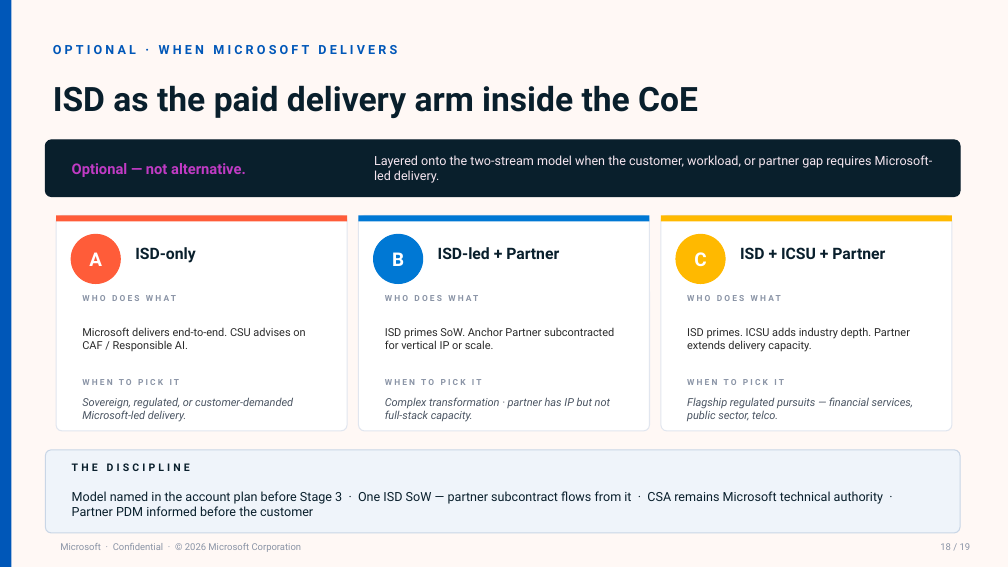
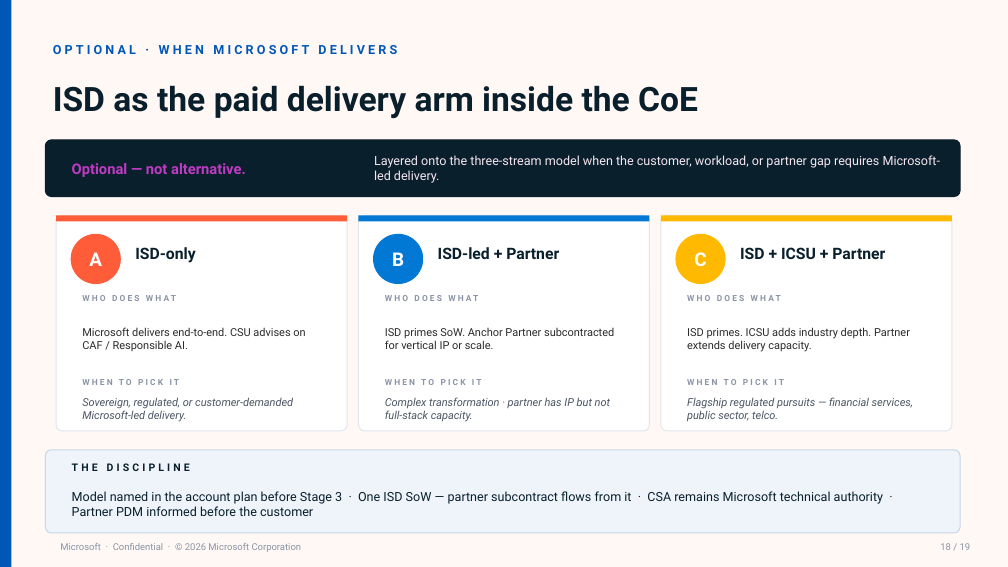
Before and after one commit to splitfinity81/AICoE, a slide deck: slide 18 of AI-CoE-Pitch-Deck.pptx. Drawn at 1008x567 pixels with LibreOffice and Linux fonts; fonts in the diff are those of the drawing; background and template pictures are left out. Boxes give left, top, right and bottom in pixels: in the first picture for what was removed or moved away, otherwise in the second. Text is boxed around its words. In the diff, an @@ line names an element or a change of style, - is before the commit and + after.

```diff
--- a/AI-CoE-Pitch-Deck.pptx
+++ b/AI-CoE-Pitch-Deck.pptx
@@ text at (x1=374, y1=155, x2=941, y2=183): text changed @@
-Layered onto the two-stream model when the customer, workload, or partner gap requires Microsoft-led delivery.
+Layered onto the three-stream model when the customer, workload, or partner gap requires Microsoft-led delivery.
```
Also in this commit, not shown: 4 other files.
